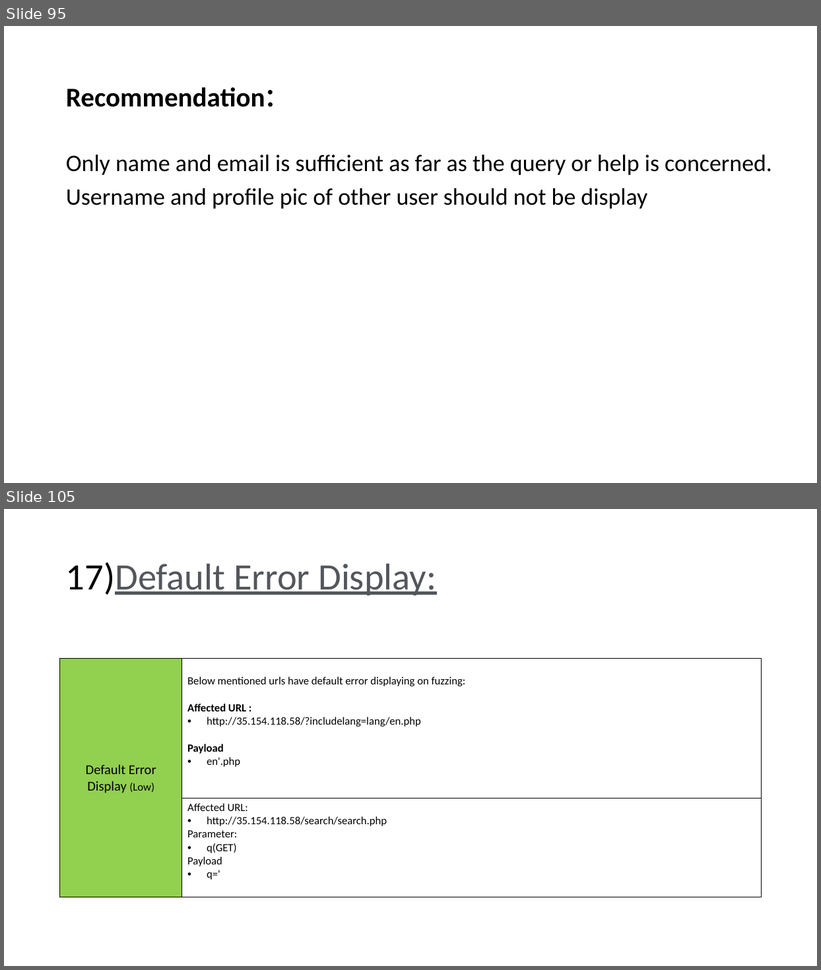
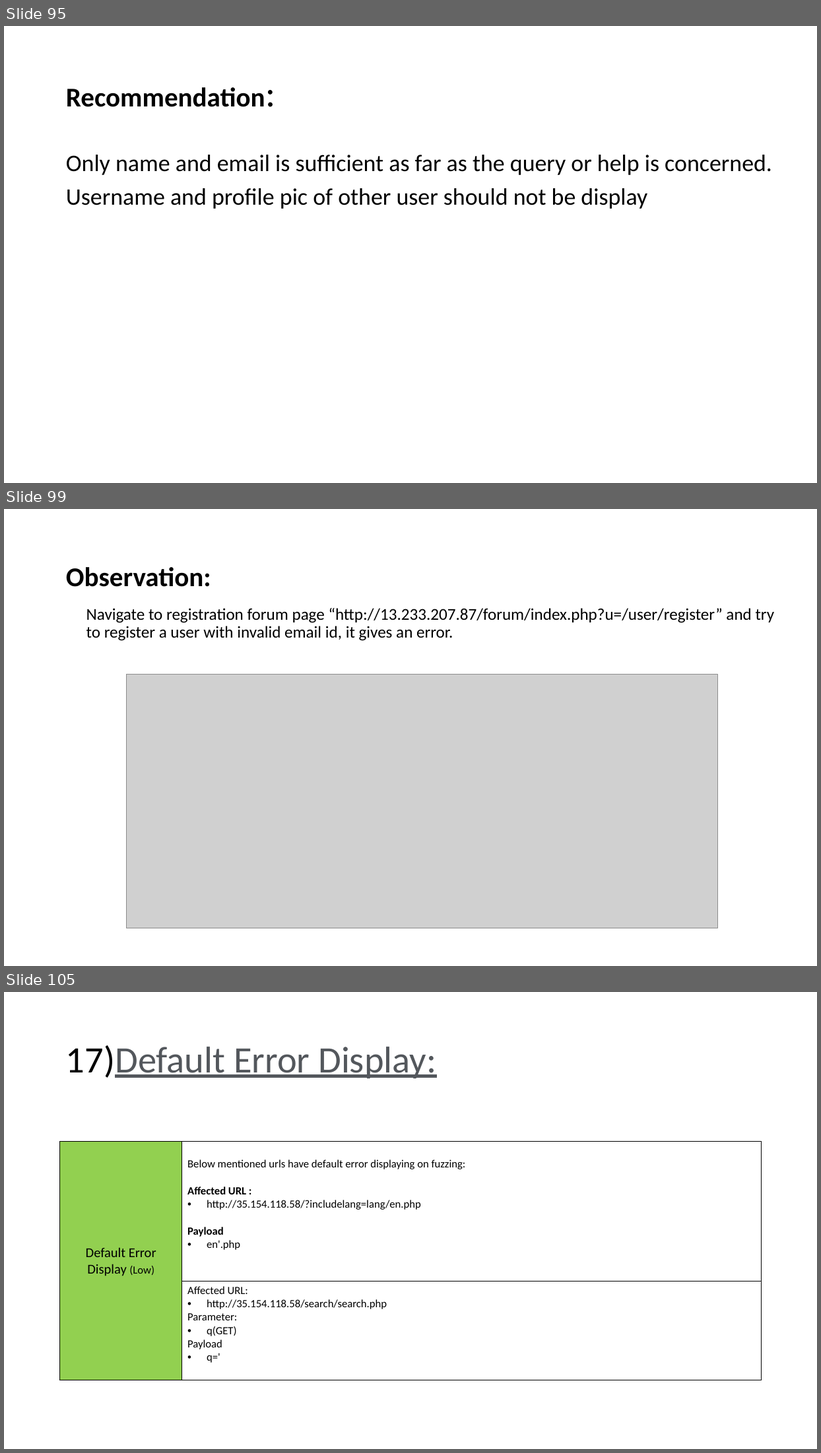
Before and after one commit to RocktimRajkumar/CEH-hack-a-thon, a slide deck: reports/Lifestyle Store/LifeStyle Store Application Reports.pptx. Shown one above the other, each under a label of ours: slides 95 and 105 before the commit, slides 95, 99 and 105 after it; the slides between them are not shown. The pictures are 821x970 and 821x1453 pixels, drawn with LibreOffice and Linux fonts; fonts in the diff are those of the drawing; grey boxes stand for pictures. Boxes give left, top, right and bottom in pixels: in the first picture for what was removed or moved away, otherwise in the second. Text is boxed around its words. In the diff, an @@ line names an element or a change of style, - is before the commit and + after.

```diff
--- a/reports/Lifestyle Store/LifeStyle Store Application Reports.pptx
+++ b/reports/Lifestyle Store/LifeStyle Store Application Reports.pptx
@@ slide 99 added at (4,509,817,966), background #FFFFFF @@
@@ title added at (66,567,211,587), 32 pt, text #000000, bold @@
+Observation:
@@ text added at (86,608,775,641), 19.6 pt, text #000000 @@
+Navigate to registration forum page “http://13.233.207.87/forum/index.php?u=/user/register” and try to register a user with invalid email id, it gives an error.
@@ picture added at (126,674,717,929) @@
```
Also in this commit, not shown: 6 slides changed, 3 other slides added, 4 slides removed, 1 other file.
